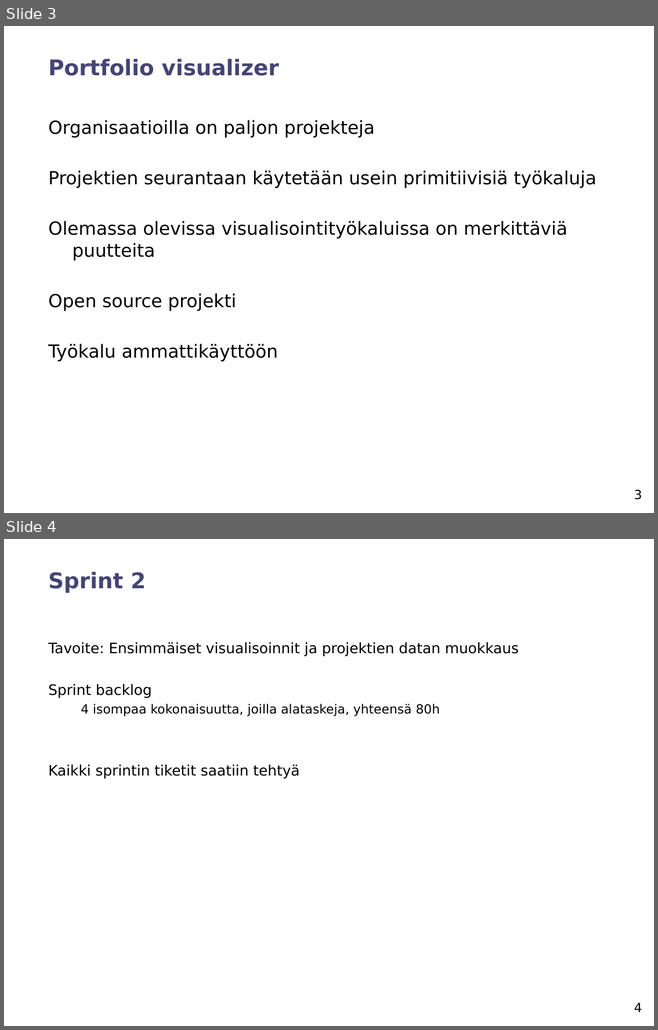
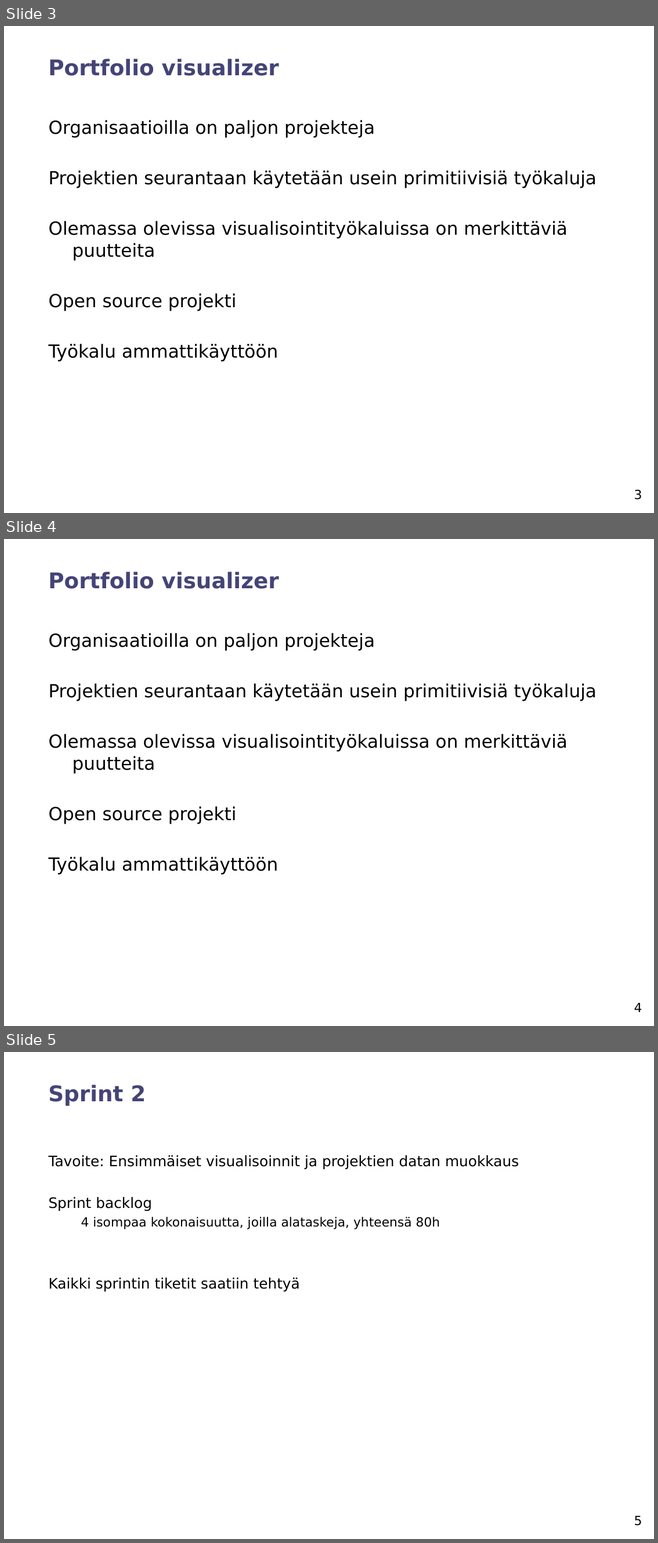
Before and after one commit to chaperweb/portfolio-visualiser, a slide deck: Documents/Review_2/project_review_team6.ppt. Shown one above the other, each under a label of ours: slides 3 and 4 before the commit, slides 3, 4 and 5 after it. The pictures are 658x1030 and 658x1543 pixels, drawn with LibreOffice and Linux fonts; fonts in the diff are those of the drawing. Boxes give left, top, right and bottom in pixels: in the first picture for what was removed or moved away, otherwise in the second. Text is boxed around its words. In the diff, an @@ line names an element or a change of style, - is before the commit and + after.

```diff
--- a/Documents/Review_2/project_review_team6.ppt
+++ b/Documents/Review_2/project_review_team6.ppt
@@ slide 4 added at bbox=[4, 539, 654, 1026], background #FFFFFF @@
@@ text added at bbox=[48, 571, 279, 589], 24 pt, text #444477, bold @@
+Portfolio visualizer
@@ text added at bbox=[49, 633, 596, 875], 20 pt, text #000000 @@
+Organisaatioilla on paljon projekteja
+Projektien seurantaan käytetään usein primitiivisiä työkaluja
+Olemassa olevissa visualisointityökaluissa on merkittäviä puutteita
+Open source projekti
+Työkalu ammattikäyttöön
@@ page number added at bbox=[634, 1003, 642, 1012], 14 pt, text #000000 @@
+4
@@ what was slide 4 is now slide 5 @@
@@ page number at bbox=[634, 1516, 642, 1526]: text changed @@
-4
+5
```
Also in this commit, not shown: 2 slides changed.
